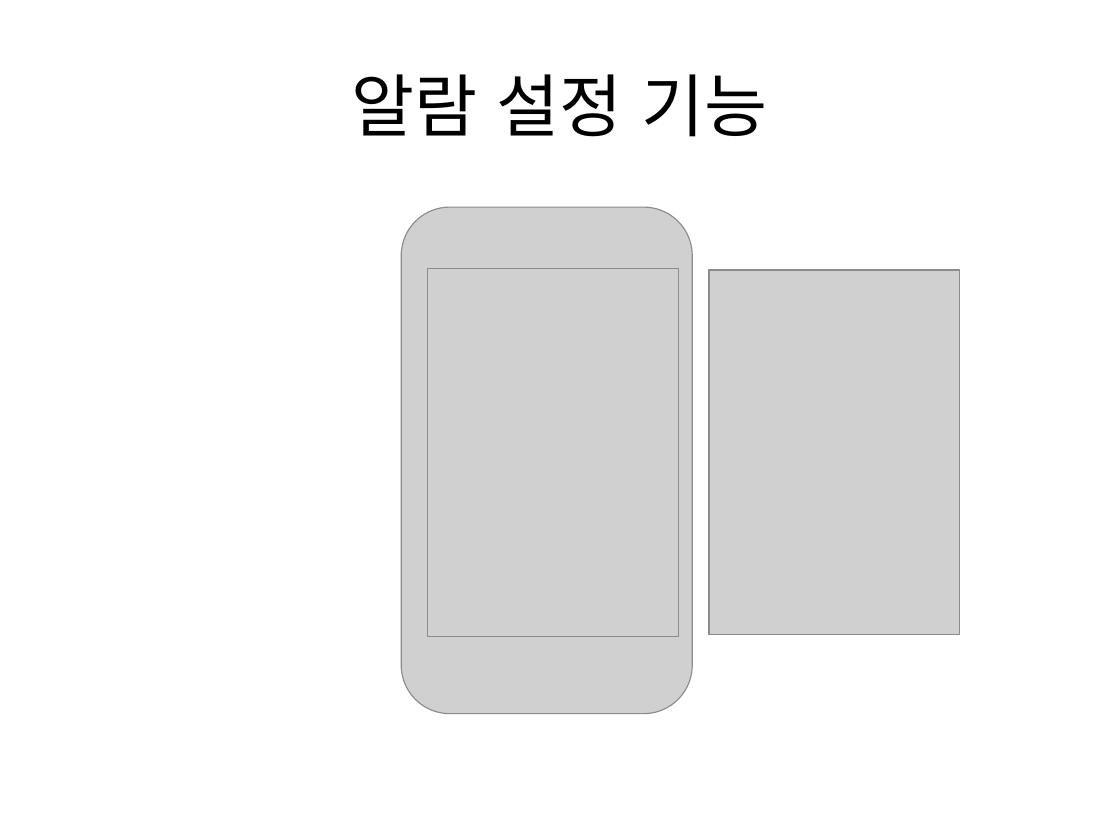
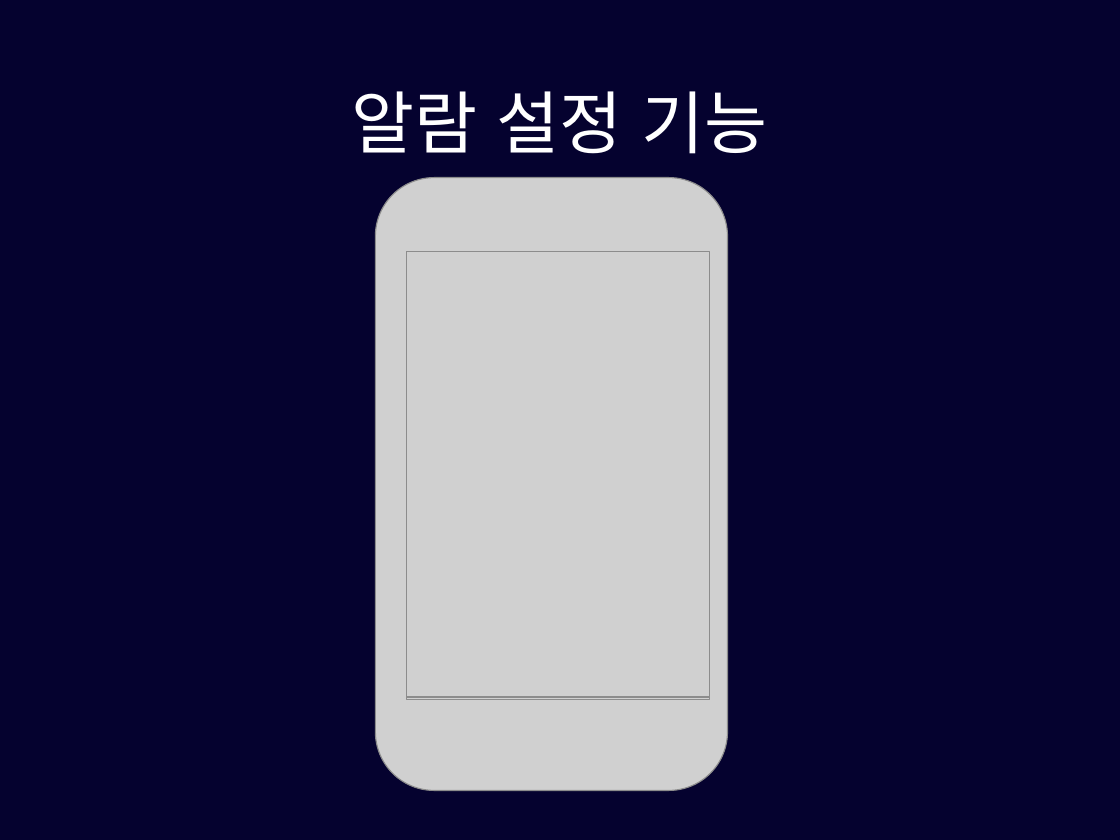
Before and after one commit to pasongsj/ideatone, a slide deck: slide 13 of ideatoneppt.pptx. Drawn at 1120x840 pixels with LibreOffice and Linux fonts; fonts in the diff are those of the drawing; grey boxes stand for pictures. Boxes give left, top, right and bottom in pixels: in the first picture for what was removed or moved away, otherwise in the second. Text is boxed around its words. In the diff, an @@ line names an element or a change of style, - is before the commit and + after.

```diff
--- a/ideatoneppt.pptx
+++ b/ideatoneppt.pptx
@@ background #FFFFFF to #05022F @@
@@ title "알람 설정 기능": place and size @@
-title "알람 설정 기능" at box(352, 74, 768, 137)
+title "알람 설정 기능" at box(352, 91, 768, 154)
@@ title "알람 설정 기능" at box(352, 91, 768, 154): text colour #000000 to #FFFFFF; line spacing 1 to 0.9 @@
@@ picture: place and size @@
-picture at box(401, 207, 692, 713)
+picture at box(375, 178, 727, 791)
@@ picture: place and size @@
-picture at box(428, 269, 679, 637)
+picture at box(407, 254, 710, 700)
@@ picture: place and size @@
-picture at box(709, 270, 960, 634)
+picture at box(407, 252, 710, 698)
```
Also in this commit, not shown: 17 other slides changed, 2 slides added, 3 slides removed, 1 other file.
